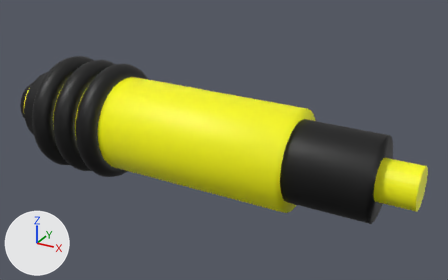
An edit to the Blender file assets/weapon/weapon.blend, drawn before and after from the same camera.
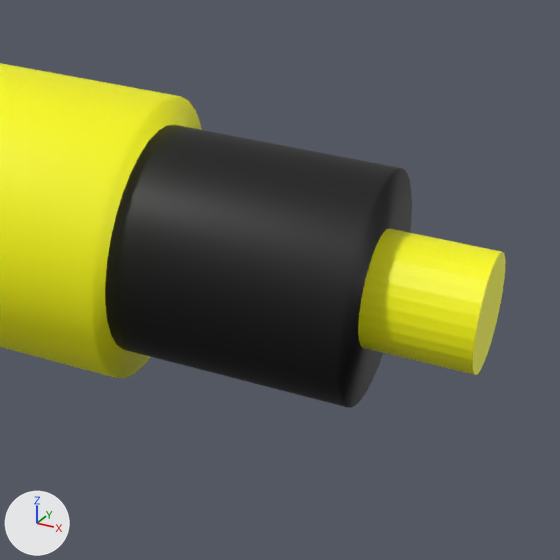
Each version appears first whole from a camera (50 mm lens) standing at (6.58, -9.91, 5.05) and looking at (0.99, 0.24, -0.02), and next in a close-up on the part from 54% to 100% of the width and 26% to 100% of the height. The lights are fixed; the arrows at lower left show +X, +Y and +Z.

Script lines for the objects in view, before the commit:
```python
me_cyl1 = bpy.data.meshes.new('Cyl1')
me_cyl1.from_pydata(...)  # a 32-sided cylinder along z spanning x -1.0..1.0, y -1.0..1.0, z -1.0..1.0
me_cyl1.polygons.foreach_set('use_smooth', [True] * 34)
me_cyl1.materials.append(mat_black_002)  # black #000000
me_cylinder = bpy.data.meshes.new('Cylinder')
me_cylinder.from_pydata(...)  # a 32-sided cylinder along z spanning x -1.0..1.0, y -1.0..1.0, z -1.0..1.0
me_cylinder.polygons.foreach_set('use_smooth', [True] * 34)
me_cylinder.materials.append(mat_yellow)  # yellow #ffff00
me_cylinder_001 = bpy.data.meshes.new('Cylinder.001')
me_cylinder_001.from_pydata(...)  # a 32-sided cylinder along z spanning x -1.0..1.0, y -1.0..1.0, z -1.0..1.0
me_cylinder_001.materials.append(mat_yellow)  # yellow #ffff00
ob_cyl2 = bpy.data.objects.new('Cyl2', me_cylinder)
ob_cyl2.parent = ob_cylinder_001
ob_cyl2.matrix_parent_inverse = Matrix(((0.0, 0.0, -1.25, 0.0), (0.0, 1.25, 0.0, 0.0), (0.258, 0.0, 0.0, -0.103), (0.0, 0.0, 0.0, 1.0)))
ob_cyl2.location = (0.0, 0.0, 0.0)
ob_cyl2.rotation_euler = (0.0, 1.571, 0.0)  # degrees (0, 90, 0)
ob_cyl2.scale = (1.0, 1.0, 2.7)
ob_cylinder_001 = bpy.data.objects.new('Cylinder.001', me_cyl1)
ob_cylinder_001.location = (0.4, 0.0, 0.0)
ob_cylinder_001.rotation_euler = (0.0, 1.571, 0.0)  # degrees (0, 90, 0)
ob_cylinder_001.scale = (0.8, 0.8, 3.88)
ob_trigger = bpy.data.objects.new('Trigger', me_cylinder_001)
ob_trigger.location = (4.0, 0.0, 0.0)
ob_trigger.rotation_euler = (0.0, 1.571, 0.0)  # degrees (0, 90, 0)
ob_trigger.scale = (0.4, 0.4, 1.0)
```
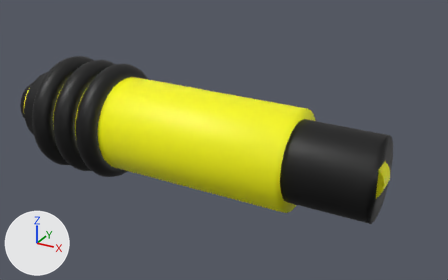
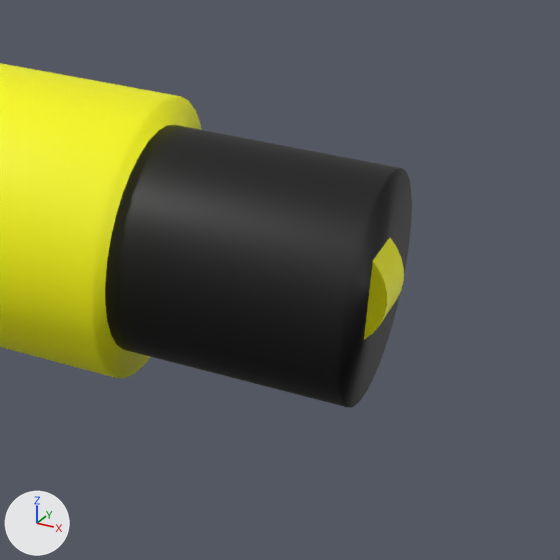
Where the change shows, as pixel boxes (x1, y1, x2, y2) in the close-ups (560 x 560 px):
'Trigger', turned, rescaled
    before: (358, 228, 505, 375)
    after: (364, 238, 404, 340)

Edits to the bpy script that builds the scene:
```text
Change ob_trigger:
    ob_trigger.rotation_euler: (0.0, 1.571, 0.0) -> (-4.712, 1.571, 0.0)  # degrees (0, 90, 0) -> degrees (-270, 90, 0)
    ob_trigger.scale: (0.4, 0.4, 1.0) -> (0.4, 0.4, 0.2)
```
